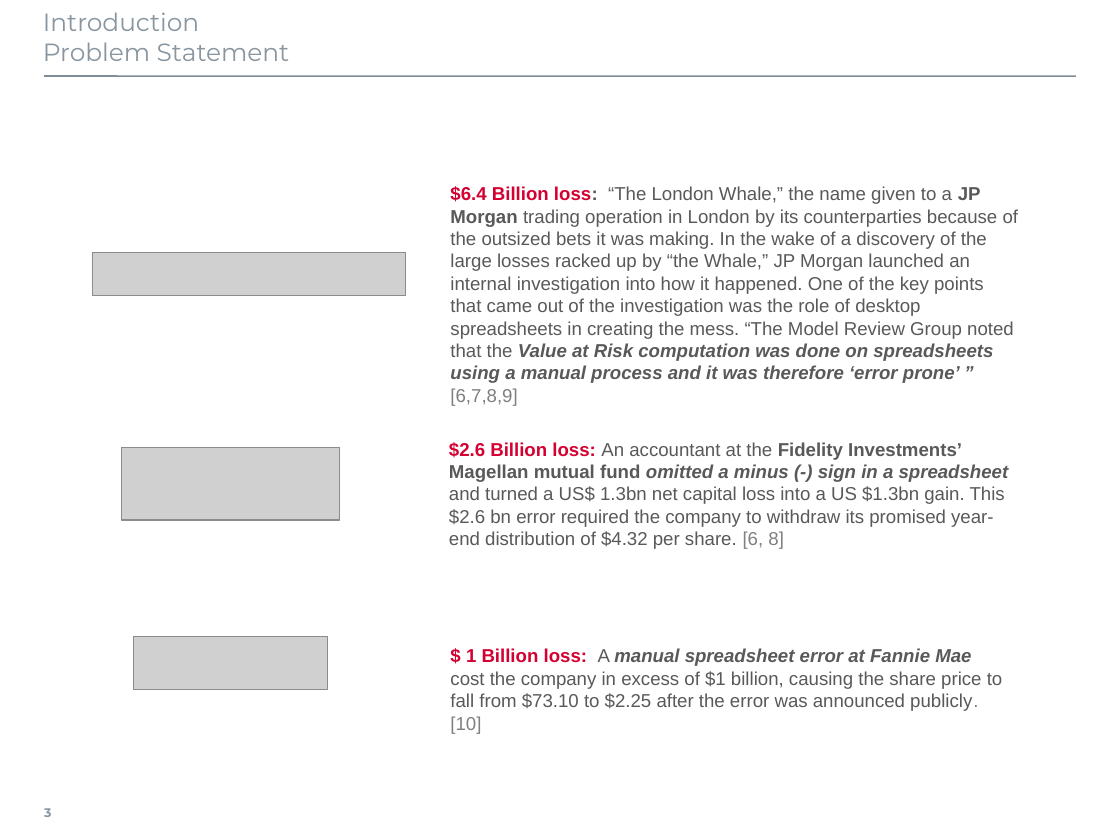
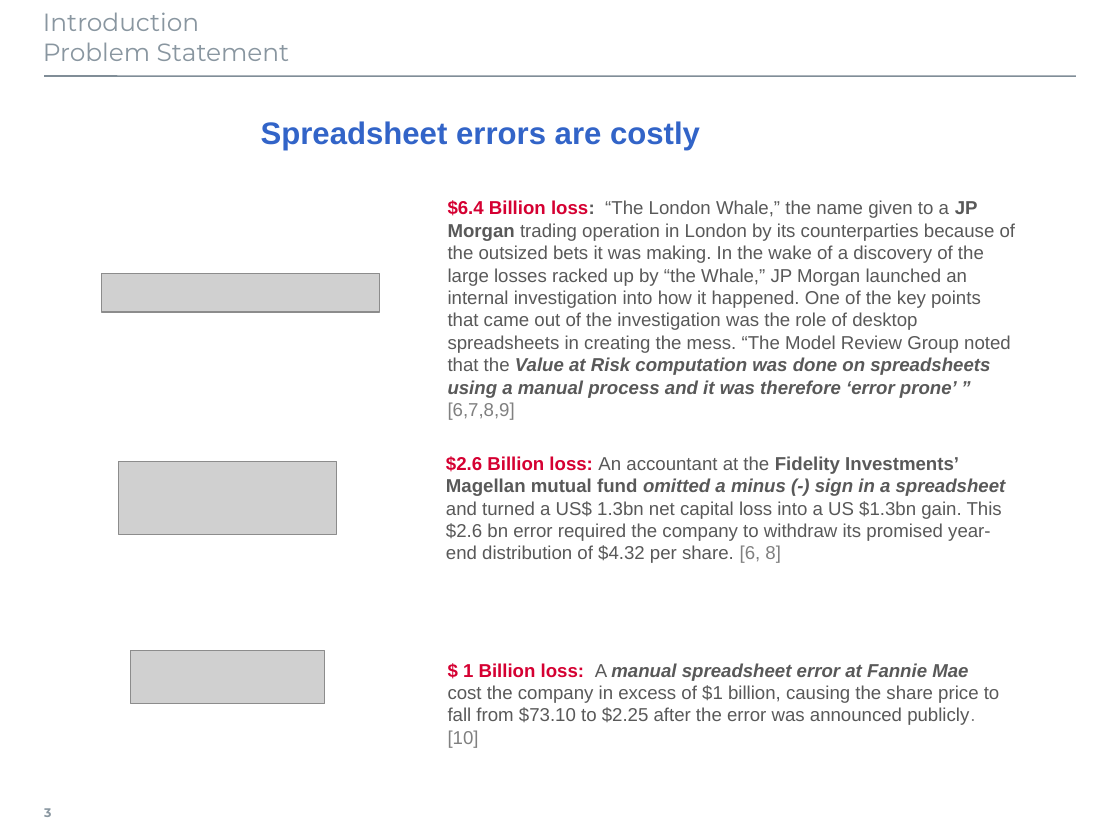
Before and after one commit to georgzurbonsen/B4P_Docu_Maker, a slide deck: slide 3 of source-docs/B4P_Illustrations.pptx. Drawn at 1120x840 pixels with LibreOffice and Linux fonts; fonts in the diff are those of the drawing; grey boxes stand for pictures. Boxes give left, top, right and bottom in pixels: in the first picture for what was removed or moved away, otherwise in the second. Text is boxed around its words. In the diff, an @@ line names an element or a change of style, - is before the commit and + after.

```diff
--- a/source-docs/B4P_Illustrations.pptx
+++ b/source-docs/B4P_Illustrations.pptx
@@ text added at (261, 121, 700, 151), 20 pt, text #3264C8, bold @@
+Spreadsheet errors are costly
@@ picture: place and size @@
-picture at (93, 252, 407, 296)
+picture at (102, 273, 381, 312)
@@ text "$2.6 Billion loss: An accountant ...": place and size @@
-text "$2.6 Billion loss: An accountant ..." at (449, 442, 1009, 549)
+text "$2.6 Billion loss: An accountant ..." at (446, 456, 1006, 563)
@@ picture: place and size @@
-picture at (122, 447, 340, 520)
+picture at (119, 461, 337, 534)
@@ 2 texts, 1 picture: place and size @@
-2 texts, 1 picture at (133, 186, 1019, 734)
+2 texts, 1 picture at (131, 200, 1016, 748)
```
Also in this commit, not shown: 4 other slides changed, 1 slide added, 2 other files.
